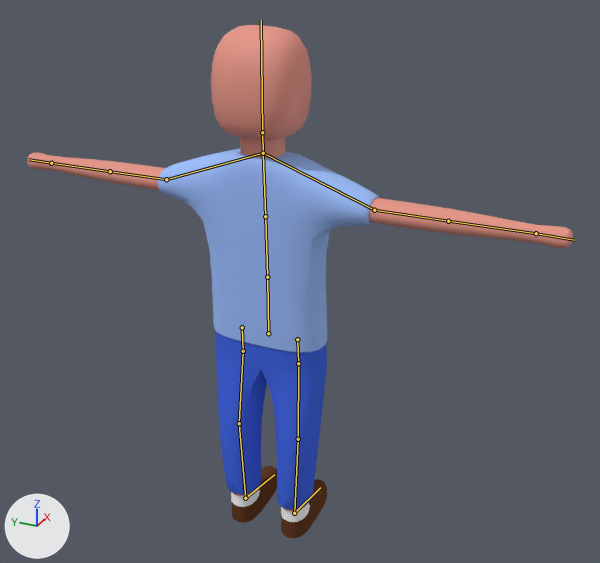
The Blender file Assets/Blender projects/PlayerModel.blend, before and after one commit.
Camera for both pictures: a camera (50 mm lens) standing at (-34.5, -17.4, 32.9) and looking at (1.2, -1.4, 15.0). Every picture has the same lights, and +X, +Y and +Z are marked at lower left. The bones that bend it are drawn over the model as lines.

In view in the first picture: 'PlayerModel'.
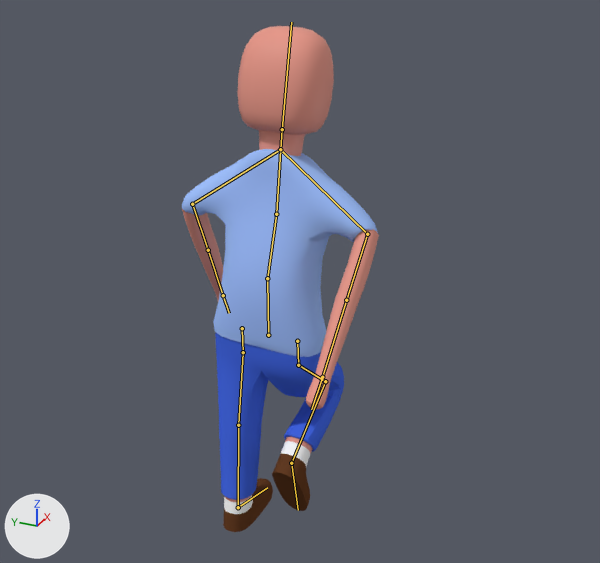
The newer file adds an action. The first version stands in its rest pose; the second is drawn at frame 11 of the action 'RunBackward'.

Location of each change, [x1, y1, x2, y2] in pixels of the pictures (600 x 563 px):
'PlayerModel', posed (64% narrower): before [27, 25, 573, 538]; after [182, 26, 379, 532]
bone 'Spine', root to tip: before (267, 277) to (265, 216); after (267, 278) to (276, 214)
bone 'Chest', root to tip: before (265, 216) to (263, 153); after (276, 214) to (280, 149)
bone 'Shoulder.R', root to tip: before (263, 153) to (374, 210); after (280, 149) to (367, 234)
bone 'Upperarm.R', root to tip: before (374, 210) to (448, 221); after (367, 234) to (346, 300)
bone 'Shoulder.L', root to tip: before (263, 153) to (166, 179); after (280, 149) to (192, 204)
bone 'Upperarm.L', root to tip: before (166, 179) to (110, 171); after (192, 204) to (208, 250)
bone 'Upperleg.R', root to tip: before (298, 363) to (298, 439); after (298, 365) to (325, 381)
bone 'Lowerleg.R', root to tip: before (298, 439) to (294, 513); after (325, 381) to (291, 463)
bone 'Foot.R', root to tip: before (294, 513) to (320, 487); after (291, 463) to (298, 510)
bone 'Lowerleg.L', root to tip: before (239, 423) to (245, 498); after (238, 425) to (238, 507)
bone 'Foot.L', root to tip: before (245, 498) to (274, 474); after (238, 507) to (267, 487)

Diff of the bpy script that builds the scene:
```diff
--- a/Assets/Blender projects/PlayerModel.blend.py
+++ b/Assets/Blender projects/PlayerModel.blend.py
@@ bone_spine @@
 bone_spine = bpy.data.objects['Armature.001'].pose.bones['Spine']  # child of 'Pelvis'
-bone_spine.rotation_quaternion = (1.0, 0.0, 0.0, 0.0)  # degrees (0, 0, 0)
+bone_spine.rotation_quaternion = (0.984, 0.007, -0.002, -0.177)  # degrees (1, 0, -20)
@@ bone_chest @@
 bone_chest = bpy.data.objects['Armature.001'].pose.bones['Chest']  # child of 'Spine'
-bone_chest.rotation_quaternion = (1.0, 0.0, 0.0, 0.0)  # degrees (0, 0, 0)
+bone_chest.rotation_quaternion = (0.996, 0.0, 0.002, 0.087)  # degrees (0, 0, 10)
@@ bone_shoulder_r @@
 bone_shoulder_r = bpy.data.objects['Armature.001'].pose.bones['Shoulder.R']  # child of 'Chest'
-bone_shoulder_r.rotation_quaternion = (1.0, 0.0, 0.0, 0.0)  # degrees (0, 0, 0)
+bone_shoulder_r.rotation_quaternion = (0.991, 0.13, 0.003, 0.003)  # degrees (15, 0, 0)
@@ bone_upperarm_r @@
 bone_upperarm_r = bpy.data.objects['Armature.001'].pose.bones['Upperarm.R']  # child of 'Shoulder.R'
-bone_upperarm_r.rotation_quaternion = (1.0, 0.0, 0.0, 0.0)  # degrees (0, 0, 0)
+bone_upperarm_r.rotation_quaternion = (0.745, 0.566, -0.175, 0.247)  # degrees (71, -34, 12)
@@ bone_shoulder_l @@
 bone_shoulder_l = bpy.data.objects['Armature.001'].pose.bones['Shoulder.L']  # child of 'Chest'
-bone_shoulder_l.rotation_quaternion = (1.0, 0.0, 0.0, 0.0)  # degrees (0, 0, 0)
+bone_shoulder_l.rotation_quaternion = (0.991, -0.13, -0.003, -0.003)  # degrees (-15, 0, 0)
@@ bone_upperarm_l @@
 bone_upperarm_l = bpy.data.objects['Armature.001'].pose.bones['Upperarm.L']  # child of 'Shoulder.L'
-bone_upperarm_l.rotation_quaternion = (1.0, 0.0, 0.0, 0.0)  # degrees (0, 0, 0)
+bone_upperarm_l.rotation_quaternion = (0.746, -0.566, -0.18, -0.243)  # degrees (-71, -34, -11)
@@ bone_upperleg_r @@
 bone_upperleg_r = bpy.data.objects['Armature.001'].pose.bones['Upperleg.R']  # child of 'Hip.R'
-bone_upperleg_r.rotation_quaternion = (1.0, 0.0, 0.0, 0.0)  # degrees (0, 0, 0)
+bone_upperleg_r.rotation_quaternion = (0.885, -0.001, 0.017, -0.465)  # degrees (-1, 2, -55)
@@ bone_lowerleg_r @@
 bone_lowerleg_r = bpy.data.objects['Armature.001'].pose.bones['Lowerleg.R']  # child of 'Upperleg.R'
-bone_lowerleg_r.rotation_quaternion = (1.0, 0.0, 0.0, 0.0)  # degrees (0, 0, 0)
+bone_lowerleg_r.rotation_quaternion = (0.565, 0.0, 0.037, 0.824)  # degrees (4, 2, 111)
@@ bone_foot_r @@
 bone_foot_r = bpy.data.objects['Armature.001'].pose.bones['Foot.R']  # child of 'Lowerleg.R'
-bone_foot_r.rotation_quaternion = (1.0, 0.0, 0.0, 0.0)  # degrees (0, 0, 0)
+bone_foot_r.rotation_quaternion = (0.998, 0.0, 0.0, 0.062)  # degrees (0, 0, 7)
@@ bone_lowerleg_l @@
 bone_lowerleg_l = bpy.data.objects['Armature.001'].pose.bones['Lowerleg.L']  # child of 'Upperleg.L'
-bone_lowerleg_l.rotation_quaternion = (1.0, 0.0, 0.0, 0.0)  # degrees (0, 0, 0)
+bone_lowerleg_l.rotation_quaternion = (0.997, 0.0, -0.004, 0.081)  # degrees (0, 0, 9)
@@ bone_foot_l @@
 bone_foot_l = bpy.data.objects['Armature.001'].pose.bones['Foot.L']  # child of 'Lowerleg.L'
-bone_foot_l.rotation_quaternion = (1.0, 0.0, 0.0, 0.0)  # degrees (0, 0, 0)
+bone_foot_l.rotation_quaternion = (0.999, 0.0, 0.0, -0.045)  # degrees (0, 0, -5)
```
